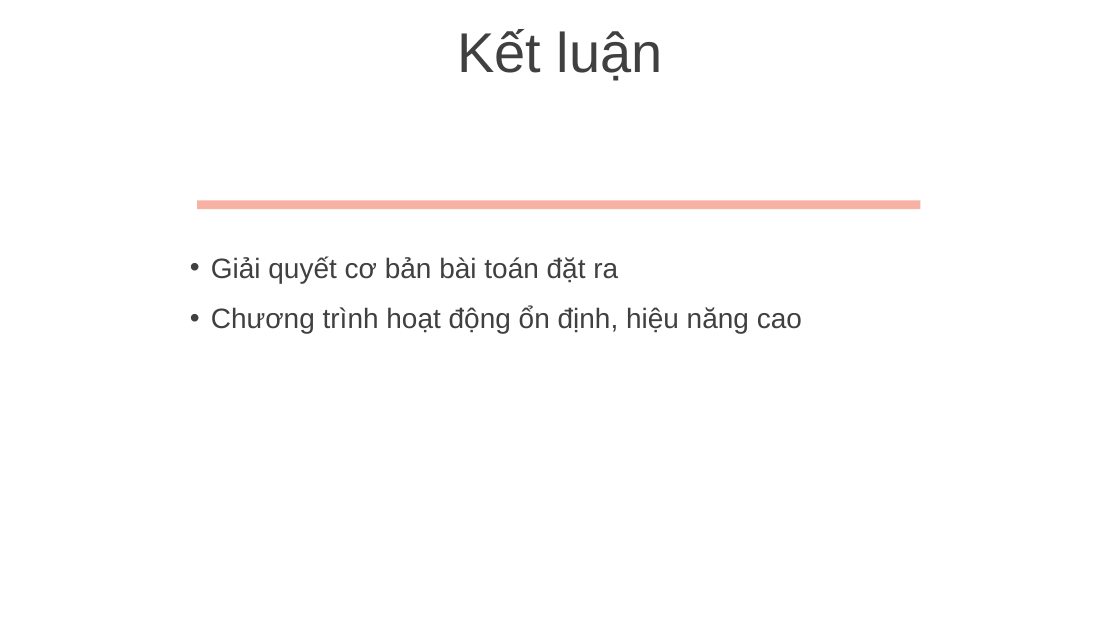
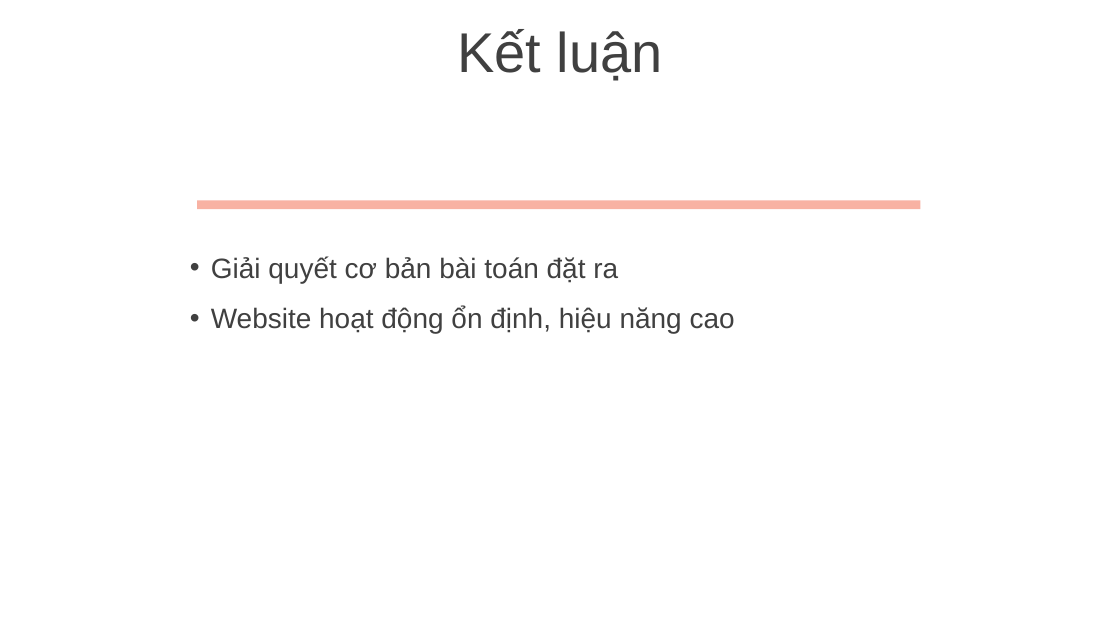
Before and after one commit to phamkhanhminhman/doan-laravel, a slide deck: slide 23 of Slide-Vietnamese.pptx (slide 22 before the commit). Drawn at 1120x630 pixels with LibreOffice and Linux fonts; fonts in the diff are those of the drawing; background and template pictures are left out. Boxes give left, top, right and bottom in pixels: in the first picture for what was removed or moved away, otherwise in the second. Text is boxed around its words. In the diff, an @@ line names an element or a change of style, - is before the commit and + after.

```diff
--- a/Slide-Vietnamese.pptx
+++ b/Slide-Vietnamese.pptx
@@ text at box(211, 306, 735, 333): text changed @@
-• Chương trình hoạt động ổn định, hiệu năng cao
+• Website hoạt động ổn định, hiệu năng cao
```
Also in this commit, not shown: 11 other slides changed, 3 slides added, 2 slides removed, 10 other files.
